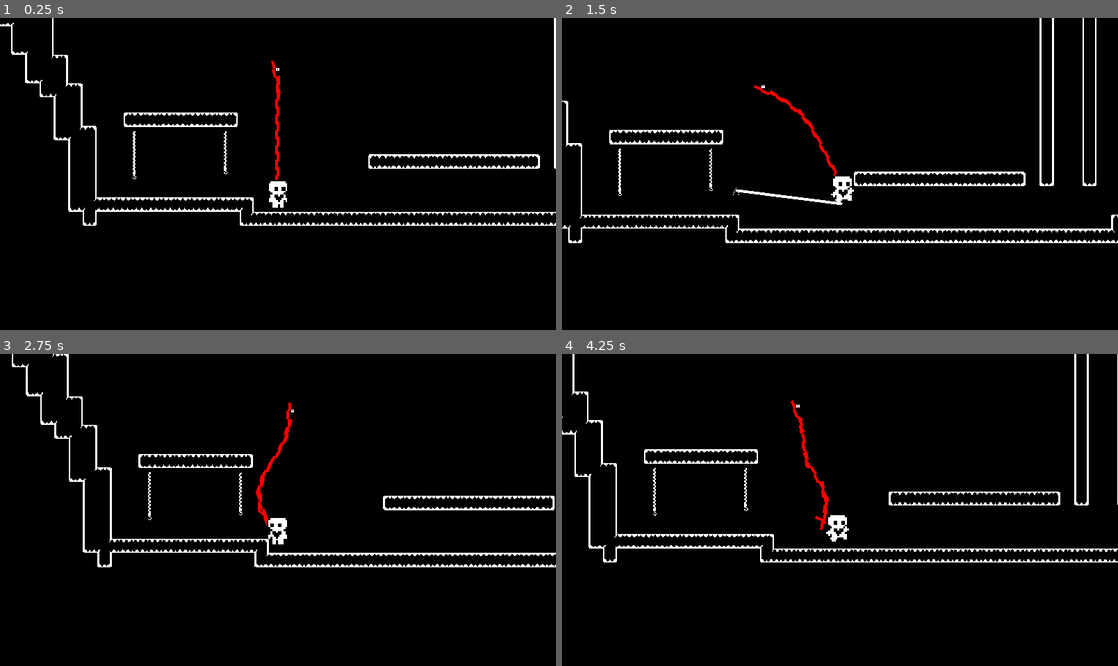
Above: before the commit, frames 1-4 (two rows, left to right).
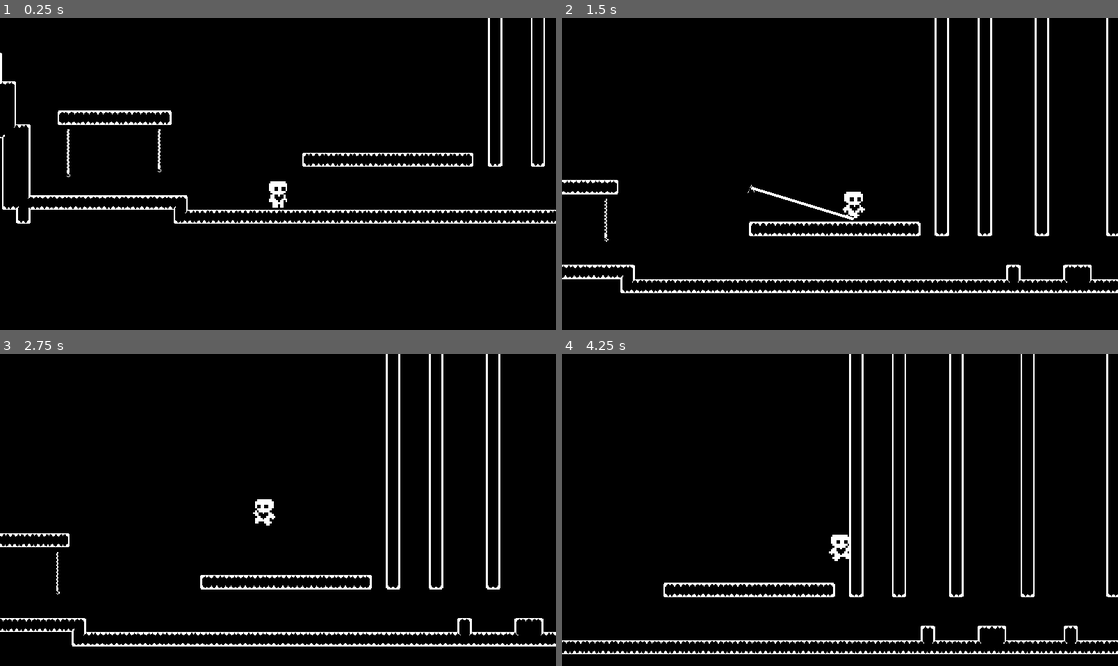
Above: after the commit, the same moments.

Repository: zemda/Trials
Game: Godot game, scene res://levels/TestMainMap.tscn
Two runs of this game, one before a commit and one after it. Both use one fixed random seed, a clock stepped at 60 frames per second and the inputs below.
Inputs (mouse positions are in pixels of both pictures, inside the frame that each line leads up to):
- Up to frame 1 (0.25 s): no input
- Up to frame 2 (1.5 s): move the mouse to (962, 158) at 0.52 s; hold W (move_up) 0.53-1.28 s; hold Right (move_right) from 0.53 s (still down); click (962, 158) at 0.67 s; move the mouse to (728, 189) at 1.27 s; tap W (move_up) at 1.35 s; click (728, 189) at 1.42 s
- Up to frame 3 (2.75 s): tap W (move_up) at 1.52, 1.82 s; move the mouse to (333, 441) at 2.02 s; release Right (move_right) at 2.03 s; hold A (move_left) from 2.03 s (still down); hold W (move_up) from 2.03 s (still down); click (333, 441) at 2.17 s
- Up to frame 4 (4.25 s): move the mouse to (812, 572) at 2.77 s; release A (move_left) at 2.78 s; release W (move_up) at 2.78 s; hold Right (move_right) from 2.78 s (still down); tap W (move_up) at 2.85, 3.02, 3.32 s; click (812, 572) at 2.92 s; move the mouse to (1006, 556) at 3.52 s; hold W (move_up) from 3.53 s (still down); click (1006, 556) at 3.67 s

The runs differ from the first frame. In frame 1, 5.2% of the frame differs, in the area x 0-100%, y 0-67%; in frame 2, 7.9%, in the area x 0-100%, y 0-89%; in frame 3, 7.0%; in frame 4, 7.4%.

Commit message:
add fsm and adjust player properties

Diff:
--- /dev/null
+++ b/src/fsm/fsm.gd
@@ -0,0 +1,113 @@
+class_name FSM
+extends Node
+
+var host: Node : set = set_host
+@export_node_path("FSMState") var default_state_path
+
+@onready var default_state: FSMState = get_node(default_state_path)
+@export_range(1, 100) var history_buffer_size: int = 10
+
+
+var current_state: FSMState : set = change_state
+var state_history: Array[FSMState]
+var state_list: Array[FSMState]
+var states: Dictionary = {"NONE" = -1, "LAST" = -2}
+
+
+func _ready():
+	_set_up_fsm()
+
+
+func _set_up_fsm() -> void:
+	for i in get_children():
+		if i is FSMState:
+			add_state(i)
+
+
+func set_host(n: Node) -> void:
+	host = n
+	if host:
+		for i in state_list:
+			if i is FSMState:
+				i.host = host
+		change_state_to_default()
+
+
+func add_state(state: FSMState) -> void:
+	state.connect("transition_to", change_state_to)
+	state.connect("transition_to_default", change_state_to_default)
+	state.connect("transition_to_last", change_state_to_last)
+
+	state.connect("state_exiting_tree", remove_state)
+	state.states = states
+
+	var state_name: StringName = _get_trimmed_name(state.name)
+	var state_index: int = 0
+
+	while states.values().has(state_index):
+		state_index += 1
+
+	state.state_name = state_name
+	state.state_index = state_index
+
+	states[state_name] = state_index
+	state_list.append(state)
+
+	if host:
+		state.host = host
+
+
+func remove_state(state: FSMState) -> void:
+	state.disconnect("transition_to", change_state_to)
+	state.disconnect("transition_to_default", change_state_to_default)
+	state.disconnect("transition_to_last", change_state_to_last)
+
+	states.erase(state.state_name)
+	state_list.erase(state)
+
+	state.host = null
+
+
+func change_state_to(index: int):
+	change_state(state_list[index])
+
+
+func change_state_to_default() -> void:
+	change_state(default_state)
+
+
+func change_state_to_last() -> void:
+	if not state_history.is_empty():
+		change_state(state_history.back())
+	else:
+		change_state_to_default()
+
+
+func change_state(new_state : FSMState) -> void:
+	var old_state: FSMState = current_state
+	if old_state:
+		_track_state(old_state)
+		await old_state.exit()
+	current_state = new_state
+
+	await current_state.enter()
+
+
+func _physics_process(delta) -> void:
+	if host:
+		if current_state:
+			if current_state.state_active:
+				current_state.update(delta)
+
+			if not current_state.is_busy():
+				current_state.handle_transition()
+
+
+func _track_state(state : FSMState) -> void:
+	if state_history.size() == history_buffer_size:
+		state_history.remove_at(0)
+	state_history.append(state)
+
+
+func _get_trimmed_name(state_name : String) -> StringName:
+	return state_name.substr(state_name.find("_") + 1).to_upper() as StringName
--- /dev/null
+++ b/src/fsm/fsm_state.gd
@@ -0,0 +1,71 @@
+class_name FSMState
+extends Node
+
+var state_name: StringName
+var state_index: int
+
+var state_active: bool = false
+var is_exiting: bool = false
+var is_entering: bool = false
+
+var states: Dictionary
+
+var host: Node
+
+signal transition_to
+signal transition_to_default
+signal transition_to_last
+
+signal state_exiting_tree(state: FSMState)
+
+
+func enter():
+	is_entering = true
+	assert(states.size() > 2,
+		"State Error in " + name +
+		".gd: states has no states")
+	await _enter()
+	is_entering = false
+	state_active = true
+
+
+func _enter():
+	pass
+
+
+func exit():
+	is_exiting = true
+	await _exit()
+	is_exiting = false
+	state_active = false
+
+
+func _exit():
+	pass
+
+
+func update(_delta: float) -> void:
+	pass
+
+
+func handle_transition() -> void:
+	var trans = _transition()
+	match trans:
+		states.NONE:
+			pass
+		states.LAST:
+			emit_signal("transition_to_last")
+		_:
+			emit_signal("transition_to", trans)
+
+
+func _transition() -> int:
+	return states.NONE
+
+
+func is_busy() -> bool:
+	return is_exiting or is_entering
+
+
+func _exit_tree():
+	emit_signal("state_exiting_tree", self)
--- a/src/levels/TestMainMap.tscn
+++ b/src/levels/TestMainMap.tscn
@@ -6,13 +6,12 @@
 [ext_resource type="PackedScene" uid="uid://cutu0gftlve2p" path="res://levels/level_tile_map.tscn" id="4_5rt4o"]
 [ext_resource type="PackedScene" uid="uid://dfhxu3p84uj6j" path="res://scenes/world/rope.tscn" id="5_gcflu"]
 [ext_resource type="PackedScene" uid="uid://bcd4ejkx5feex" path="res://scenes/world/rope_manuall.tscn" id="6_mitek"]
-[ext_resource type="PackedScene" uid="uid://b1unhik2gekuu" path="res://scenes/world/rope/Rope.tscn" id="7_wfn4k"]
 
 [node name="TestMainMap" type="Node2D"]
 script = ExtResource("1_6j0a2")
 
 [node name="Player" parent="." groups=["Wrapable"] instance=ExtResource("2_lfv6r")]
-position = Vector2(-1107, -182)
+position = Vector2(-1033, -180)
 
 [node name="Spikes" parent="." instance=ExtResource("3_60050")]
 position = Vector2(271, 82)
@@ -35,8 +34,3 @@
 
 [node name="RopeManuall" parent="Map" instance=ExtResource("6_mitek")]
 position = Vector2(-1268, -268)
-
-[node name="Rope" parent="." instance=ExtResource("7_wfn4k")]
-position = Vector2(-1100, -336)
-rotation = -1.5708
-scale = Vector2(0.5, 0.5)
--- a/src/project.godot
+++ b/src/project.godot
@@ -56,11 +56,6 @@
 , Object(InputEventKey,"resource_local_to_scene":false,"resource_name":"","device":-1,"window_id":0,"alt_pressed":false …(186 unchanged characters)…
 ]
 }
-shoot={
-"deadzone": 0.5,
-"events": [Object(InputEventMouseButton,"resource_local_to_scene":false,"resource_name":"","device":-1,"window_id":0,"alt_pressed":false,"shift_pressed":false,"ctrl_pressed":false,"meta_pressed":false,"button_mask":1,"position":Vector2(414, 12),"global_position":Vector2(423, 58),"factor":1.0,"button_index":1,"canceled":false,"pressed":true,"double_click":false,"script":null)
-]
-}
 
 [layer_names]
 
--- a/src/resources/player/DefaultMovementData.tres
+++ b/src/resources/player/DefaultMovementData.tres
@@ -4,10 +4,10 @@
 
 [resource]
 script = ExtResource("1_1a28t")
-speed = 200.0
-jump_velocity = -400.0
-friction = 1000.0
-acceleration = 1300.0
-gravity_scale = 1.2
-air_resistance = 200.0
-air_acceleration = 400.0
+speed = 115.0
+jump_velocity = -250.0
+friction = 1300.0
+acceleration = 1200.0
+gravity_scale = 1.0
+air_resistance = 100.0
+air_acceleration = 300.0
--- a/src/scenes/characters/player.tscn
+++ b/src/scenes/characters/player.tscn
@@ -1,9 +1,15 @@
-[gd_scene load_steps=16 format=3 uid="uid://cftmvn5pjp8ac"]
+[gd_scene load_steps=22 format=3 uid="uid://cftmvn5pjp8ac"]
 
 [ext_resource type="Script" path="res://scripts/characters/player/player.gd" id="1_8qk58"]
 [ext_resource type="Texture2D" uid="uid://dsqxdfviphsn" path="res://assets/sprites/player/playerT.png" id="2_ekgkp"]
 [ext_resource type="Resource" uid="uid://d07icyh40egpk" path="res://resources/player/DefaultMovementData.tres" id="2_ssmf6"]
 [ext_resource type="PackedScene" uid="uid://b8p6vkkri6gum" path="res://scenes/characters/hook/grappling_hook.tscn" id="4_bbe10"]
+[ext_resource type="Script" path="res://fsm/fsm.gd" id="5_v7uqt"]
+[ext_resource type="Script" path="res://states/state_idle.gd" id="6_vsldh"]
+[ext_resource type="Script" path="res://states/state_run.gd" id="7_md3qu"]
+[ext_resource type="Script" path="res://states/state_jump.gd" id="8_cvfmw"]
+[ext_resource type="Script" path="res://states/state_grappling.gd" id="9_ujpwe"]
+[ext_resource type="Script" path="res://states/state_swinging.gd" id="10_bcgbv"]
 
 [sub_resource type="AtlasTexture" id="AtlasTexture_g3yig"]
 atlas = ExtResource("2_ekgkp")
@@ -88,9 +94,6 @@
 [node name="Player" type="CharacterBody2D"]
 position = Vector2(0, -4)
 collision_layer = 2
-floor_constant_speed = true
-floor_max_angle = 1.0472
-floor_snap_length = 4.0
 script = ExtResource("1_8qk58")
 movement_data = ExtResource("2_ssmf6")
 
@@ -127,4 +130,26 @@
 [node name="GrapplingHook" parent="." instance=ExtResource("4_bbe10")]
 position = Vector2(0, -37)
 
+[node name="Marker2D" type="Marker2D" parent="."]
+position = Vector2(0, -13)
+
+[node name="FSM" type="Node" parent="."]
+script = ExtResource("5_v7uqt")
+default_state_path = NodePath("state_idle")
+
+[node name="state_idle" type="Node" parent="FSM"]
+script = ExtResource("6_vsldh")
+
+[node name="state_run" type="Node" parent="FSM"]
+script = ExtResource("7_md3qu")
+
+[node name="state_jump" type="Node" parent="FSM"]
+script = ExtResource("8_cvfmw")
+
+[node name="state_grappling" type="Node" parent="FSM"]
+script = ExtResource("9_ujpwe")
+
+[node name="state_swinging" type="Node" parent="FSM"]
+script = ExtResource("10_bcgbv")
+
 [connection signal="area_entered" from="HazardDetector" to="." method="_on_hazard_detector_area_entered"]
--- a/src/scenes/world/rope/Segment.tscn
+++ b/src/scenes/world/rope/Segment.tscn
@@ -24,7 +24,6 @@
 position = Vector2(0, 17)
 node_a = NodePath("..")
 bias = 0.9
-softness = 1.0
 
 [node name="CollisionShape2D" type="CollisionShape2D" parent="."]
 shape = SubResource("1")
--- a/src/scripts/characters/player/PlayerMovementData.gd
+++ b/src/scripts/characters/player/PlayerMovementData.gd
@@ -2,10 +2,10 @@
 
 extends Resource
 
-@export var speed = 200.0
-@export var jump_velocity = -400.0
-@export var friction = 1000.0
+@export var speed = 115.0
+@export var jump_velocity = -250.0
+@export var friction = 1300.0
 @export var acceleration = 1200.0
 @export var gravity_scale = 1.0
-@export var air_resistance = 200.0
-@export var air_acceleration = 400.0
+@export var air_resistance = 100.0
+@export var air_acceleration = 300.0
--- a/src/scripts/characters/player/player.gd
+++ b/src/scripts/characters/player/player.gd
@@ -1,153 +1,40 @@
 extends CharacterBody2D
 
-@export var movement_data : PlayerMovementData
+@export var movement_data: PlayerMovementData
 
 @onready var animated_sprite_2d: AnimatedSprite2D = $AnimatedSprite2D
-@onready var start_pos = global_position # TODO: later checkpoint or something
+@onready var start_pos = global_position  # TODO: later checkpoint or something
 @onready var wall_jump_timer: Timer = $WallJumpTimer
+@onready var fsm: FSM = $FSM
 
-const CHAIN_PULL = 25
-const SWING_DAMPING = 0.9
-const MIN_VERTICAL_VELOCITY = 20 # TODO too much, it will switch to idle anim in the middle of air
-const SWING_FORCE_SCALE = 0.5 # TODO: not working, add fsm
-
-var chain_velocity = Vector2.ZERO
-var custom_velocity = Vector2.ZERO
+var hook_rope_velocity = Vector2.ZERO
 
 var last_wall_normal = Vector2.ZERO
 
-var is_attached_to_rope := true # later false, make it as a event
-var on_floor_override := false  # Override for animation stability
+var is_attached_to_rope = false
+var on_floor_override = false  # Override for animation stability with swinging rope, idk rn how much it helps tho
+
+
+func _ready():
+	fsm.set_host(self)
 
 
 func _input(event: InputEvent) -> void:
 	if event is InputEventMouseButton:
-		if event.pressed:
-			$GrapplingHook.shoot(get_global_mouse_position())
-		else:
-			$GrapplingHook.release()
-	#if event.is_action_pressed("rope") or event.is_action_released("rope"):
-		#is_attached_to_rope = not is_attached_to_rope
-
-
-func _physics_process(delta: float) -> void:
-	on_floor_override = false
-	if is_attached_to_rope:
-		enforce_rope_constraints(delta)
-
-	apply_gravity(delta)
-	handle_wall_jump()
-	handle_jump()
-	var input_axis := Input.get_axis("move_left", "move_right")
-
-	handle_grappling_hook(input_axis)
-
-	handle_acceleration(input_axis, delta)
-	handle_air_acceleration(input_axis, delta)
-	apply_friction(input_axis, delta)
-	apply_air_resistance(input_axis, delta)
-
-	update_animations(input_axis)
-
-	var was_on_wall = is_on_wall_only()
-	if was_on_wall:
-		last_wall_normal = get_wall_normal()
-	move_and_slide()
-	var just_left_wall = was_on_wall and not is_on_wall()
-	if just_left_wall:
-		wall_jump_timer.start()
-
-
-func enforce_rope_constraints(delta: float) -> void:
-	await get_tree().process_frame
-	var rope = get_parent().get_node_or_null("Rope")
-	if rope:
-		var player_position = global_position
-		var anchor_position = rope.anchor.global_position
-		var rope_length = rope.get_node("Segments").get_child_count() * rope.minimum_distance
-
-		var current_distance = player_position.distance_to(anchor_position)
-		if current_distance > rope_length:
-			var direction = (anchor_position - player_position).normalized()
-			velocity += direction * (current_distance - rope_length) * rope.pull_factor * delta
-
-			# TODO - try to fix on floor flickering when attached to a rope, this is ew
-			print("My on floor: ", on_floor_override, ", engine: ", is_on_floor(), ", velocity y: ", abs(velocity.y))
-			if abs(velocity.y) < MIN_VERTICAL_VELOCITY:
-				animated_sprite_2d.play("idle")
-				on_floor_override = true
-
-			var pull_force = direction * (current_distance - rope_length) * CHAIN_PULL * delta
-			velocity += pull_force
-
-		# TODO: dampen swinging force, prolly FSM
-		var input_axis = Input.get_axis("move_left", "move_right")
-		if input_axis != 0:
-			var swing_direction = Vector2(-input_axis, 0).normalized()
-			velocity += swing_direction * SWING_FORCE_SCALE * delta
+		if not is_attached_to_rope:
+			if event.pressed:
+				$GrapplingHook.shoot(get_global_mouse_position())
+			else:
+				$GrapplingHook.release()
 
 
 func is_on_floor_override() -> bool:
 	return on_floor_override or is_on_floor()
 
 
-func handle_grappling_hook(input_axis) -> void:
-	if $GrapplingHook.hooked:
-		print("Hooked")
-		var direction_to_anchor = ($GrapplingHook.tip_position - global_position).normalized()
-		chain_velocity = direction_to_anchor * CHAIN_PULL
-		print("Vel: ", chain_velocity)
-		if chain_velocity.y > 0:
-			chain_velocity.y *= 0.55
-		else:
-			chain_velocity.y *= 1.65
-		if sign(chain_velocity.x) != sign(input_axis):
-			chain_velocity.x *= 0.7
-	else:
-		chain_velocity = Vector2.ZERO
-	velocity += chain_velocity
-
-
 func apply_gravity(delta):
 	if not is_on_floor_override():
 		velocity += get_gravity() * delta * movement_data.gravity_scale
-
-
-func handle_wall_jump():
-	if not is_on_wall_only() and wall_jump_timer.time_left <= 0.0:
-		return
-
-	var wall_normal = get_wall_normal()
-	if wall_jump_timer.time_left > 0:
-		wall_normal = last_wall_normal
-
-	if ((Input.is_action_just_pressed("move_left")) or
-		(Input.is_action_just_pressed("move_right"))
-		) :
-			velocity.x = wall_normal.x * movement_data.speed / 2
-			if Input.is_action_pressed("move_up"):
-				velocity.y = movement_data.jump_velocity * 0.7
-			elif Input.is_action_pressed("move_down"): # TODO: when falling down deal dmg to player, with this he can counter it
-				velocity.y = movement_data.jump_velocity * 0.1
-
-
-func handle_jump():
-	if is_on_floor_override():
-		if Input.is_action_just_pressed("move_up"):
-			velocity.y = movement_data.jump_velocity
-	else:
-		if Input.is_action_just_released("move_up") and velocity.y < movement_data.jump_velocity/2:
-			velocity.y = movement_data.jump_velocity / 2
-
-
-func apply_friction(input_axis, delta):
-	if not input_axis and is_on_floor_override():
-		velocity.x = move_toward(velocity.x, 0, movement_data.friction * delta)
-
-
-func apply_air_resistance(input_axis, delta):
-	if not input_axis and not is_on_floor_override():
-		velocity.x = move_toward(velocity.x, 0, movement_data.air_resistance * delta)
 
 
 func handle_acceleration(input_axis, delta):
@@ -164,6 +51,25 @@
 		velocity.x = move_toward(velocity.x, movement_data.speed * input_axis, movement_data.air_acceleration * delta)
 
 
+func apply_friction(input_axis, delta):
+	if not input_axis and is_on_floor_override():
+		velocity.x = move_toward(velocity.x, 0, movement_data.friction * delta)
+
+
+func apply_air_resistance(input_axis, delta):
+	if not input_axis and not is_on_floor_override():
+		velocity.x = move_toward(velocity.x, 0, movement_data.air_resistance * delta)
+
+
+func handle_jump():
+	if is_on_floor_override():
+		if Input.is_action_pressed("move_up"):
+			velocity.y = movement_data.jump_velocity
+	else:
+		if Input.is_action_just_released("move_up") and velocity.y < movement_data.jump_velocity / 2:
+			velocity.y = movement_data.jump_velocity / 2.0
+
+
 func update_animations(input_axis):
 	if input_axis:
 		animated_sprite_2d.flip_h = (input_axis < 0)
@@ -175,5 +81,15 @@
 		animated_sprite_2d.play("jump")
 
 
+func update_wall_state():
+	var was_on_wall = is_on_wall_only()
+	if was_on_wall:
+		last_wall_normal = get_wall_normal()
+	move_and_slide()
+	var just_left_wall = was_on_wall and not is_on_wall()
+	if just_left_wall:
+		wall_jump_timer.start()
+
+
 func _on_hazard_detector_area_entered(area: Area2D) -> void:
-	global_position = start_pos # TODO: this insta "kills" the player, later health
+	global_position = start_pos  # TODO: this insta "kills" the player, later health
--- /dev/null
+++ b/src/states/state_grappling.gd
@@ -0,0 +1,38 @@
+extends FSMState
+
+const CHAIN_PULL = 20
+
+func update(delta):
+	host.on_floor_override = false
+	handle_grappling_hook(delta)
+	host.apply_gravity(delta)
+	host.update_animations(0)
+	host.handle_jump()
+	host.move_and_slide()
+	host.update_wall_state()
+
+func handle_grappling_hook(delta):
+	var input_axis = Input.get_axis("move_left", "move_right")
+	if host.get_node("GrapplingHook").hooked:
+		var direction_to_anchor = (host.get_node("GrapplingHook").tip_position - host.global_position).normalized()
+		host.hook_rope_velocity = direction_to_anchor * CHAIN_PULL
+		if host.hook_rope_velocity.y > 0:
+			host.hook_rope_velocity.y *= 0.55
+		else:
+			host.hook_rope_velocity.y *= 1.5
+		if sign(host.hook_rope_velocity.x) != sign(input_axis):
+			host.hook_rope_velocity.x *= 0.7
+	else:
+		host.hook_rope_velocity = Vector2.ZERO
+	host.velocity += host.hook_rope_velocity
+
+func _transition():
+	if not host.get_node("GrapplingHook").hooked:
+		if host.is_on_floor_override():
+			return states.IDLE
+		else:
+			return states.JUMP
+	elif host.is_attached_to_rope:
+		return states.SWINGING
+	else:
+		return states.NONE
--- /dev/null
+++ b/src/states/state_idle.gd
@@ -0,0 +1,24 @@
+extends FSMState
+
+func update(delta):
+	host.on_floor_override = false
+	host.apply_gravity(delta)
+	var input_axis = Input.get_axis("move_left", "move_right")
+	host.apply_friction(input_axis, delta)
+	host.update_animations(input_axis)
+	host.move_and_slide()
+	host.update_wall_state()
+
+
+func _transition():
+	var input_axis = Input.get_axis("move_left", "move_right")
+	if input_axis != 0:
+		return states.RUN
+	elif Input.is_action_pressed("move_up"):
+		return states.JUMP
+	elif host.is_attached_to_rope:
+		return states.SWINGING
+	elif host.get_node("GrapplingHook").hooked:
+		return states.GRAPPLING
+	else:
+		return states.NONE
--- /dev/null
+++ b/src/states/state_jump.gd
@@ -0,0 +1,43 @@
+extends FSMState
+
+func update(delta):
+	host.on_floor_override = false
+	host.apply_gravity(delta)
+	host.handle_jump()
+	handle_wall_jump()
+	var input_axis = Input.get_axis("move_left", "move_right")
+	host.handle_air_acceleration(input_axis, delta)
+	host.apply_air_resistance(input_axis, delta)
+	host.update_animations(input_axis)
+	host.move_and_slide()
+	host.update_wall_state()
+
+
+func handle_wall_jump():
+	if not host.is_on_wall_only() and host.wall_jump_timer.time_left <= 0.0:
+		return
+
+	var wall_normal = host.get_wall_normal()
+	if host.wall_jump_timer.time_left > 0:
+		wall_normal = host.last_wall_normal
+
+	if Input.is_action_just_pressed("move_left") or Input.is_action_just_pressed("move_right"):
+		host.velocity.x = wall_normal.x * host.movement_data.speed / 1.7 # tweak this rng nums for better wall-jumps
+		if Input.is_action_pressed("move_up"):
+			host.velocity.y = host.movement_data.jump_velocity * 0.7
+		elif Input.is_action_pressed("move_down"):
+			host.velocity.y = host.movement_data.jump_velocity * 0.35
+
+
+func _transition():
+	if host.is_on_floor_override():
+		if not host.velocity.is_zero_approx():
+			return states.RUN
+		else:
+			return states.IDLE
+	elif host.is_attached_to_rope:
+		return states.SWINGING
+	elif host.get_node("GrapplingHook").hooked:
+		return states.GRAPPLING
+	else:
+		return states.NONE
--- /dev/null
+++ b/src/states/state_run.gd
@@ -0,0 +1,25 @@
+extends FSMState
+
+func update(delta):
+	host.on_floor_override = false
+	host.apply_gravity(delta)
+	var input_axis = Input.get_axis("move_left", "move_right")
+	host.handle_acceleration(input_axis, delta)
+	host.apply_friction(input_axis, delta)
+	host.update_animations(input_axis)
+	host.move_and_slide()
+	host.update_wall_state()
+
+
+func _transition():
+	var input_axis = Input.get_axis("move_left", "move_right")
+	if input_axis == 0:
+		return states.IDLE
+	elif Input.is_action_pressed("move_up"):
+		return states.JUMP
+	elif host.is_attached_to_rope:
+		return states.SWINGING
+	elif host.get_node("GrapplingHook").hooked:
+		return states.GRAPPLING
+	else:
+		return states.NONE
--- /dev/null
+++ b/src/states/state_swinging.gd
@@ -0,0 +1,54 @@
+extends FSMState
+
+const CHAIN_PULL = 25
+const MIN_VERTICAL_VELOCITY = 20 # TODO: BETTER solution
+
+const SWING_MAX_SPEED = 100.0
+const SWING_ACCELERATION = 200.0
+
+func update(delta):
+	host.on_floor_override = false
+	enforce_rope_constraints(delta)
+	host.apply_gravity(delta)
+	host.handle_jump()
+	host.update_animations(0)
+	host.move_and_slide()
+	host.update_wall_state()
+
+func enforce_rope_constraints(delta: float) -> void:
+	await get_tree().process_frame
+	var rope = host.get_parent().get_node_or_null("Rope")
+	if rope:
+		host.is_attached_to_rope = true
+		var player_position = host.global_position
+		var anchor_position = rope.anchor.global_position
+		var rope_length = rope.get_node("Segments").get_child_count() * rope.minimum_distance
+
+		var current_distance = player_position.distance_to(anchor_position)
+		if current_distance > rope_length:
+			var direction = (anchor_position - player_position).normalized()
+			host.velocity += direction * (current_distance - rope_length) * rope.pull_factor * delta
+
+			if abs(host.velocity.y) < MIN_VERTICAL_VELOCITY:
+				host.animated_sprite_2d.play("idle")
+				host.on_floor_override = true
+
+			var pull_force = direction * (current_distance - rope_length) * CHAIN_PULL * delta
+			host.velocity += pull_force
+
+		var input_axis = Input.get_axis("move_left", "move_right")
+		print(input_axis)
+		if input_axis != 0:
+			host.velocity.x = move_toward(host.velocity.x, SWING_MAX_SPEED * input_axis, SWING_ACCELERATION * delta)
+	else:
+		host.is_attached_to_rope = false
+
+func _transition():
+	print(host.is_attached_to_rope)
+	if not host.is_attached_to_rope:
+		if host.is_on_floor_override():
+			return states.IDLE
+		else:
+			return states.JUMP
+	else:
+		return states.NONE
Not shown: 1 places in src/levels/TestMainMap.tscn that only renumber resources
